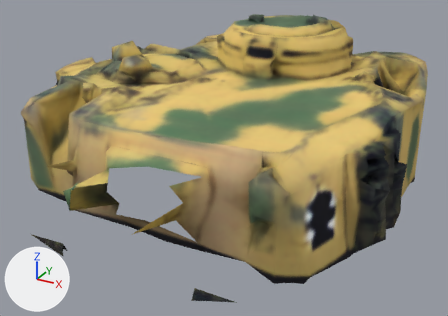
An edit to the OBJ model unity/Assets/_Game/Resources/Models/pz4_turret.obj, drawn before and after from the same camera.
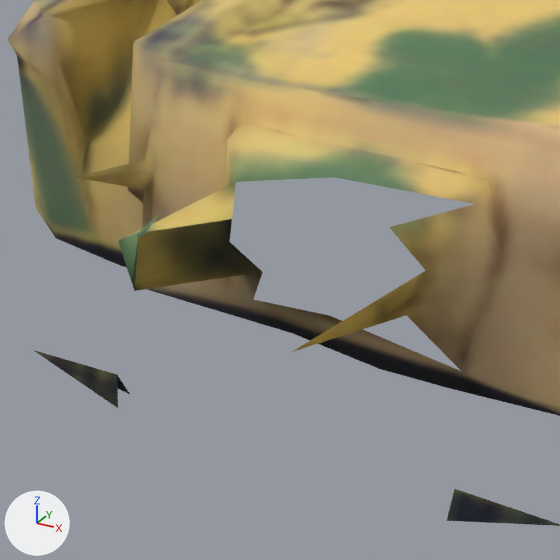
Each version appears first whole from a 50 mm lens placed at (1.983, -3.935, 1.896), pointed at (0.042, -0.407, 0.132), and next in a close-up on the part from 4% to 53% of the width and 31% to 100% of the height. Lighting does not change. The marker at lower left points along +X, +Y and +Z. The last two pictures show the newer version. Where no turn or scale is listed for an object, it has been applied to the vertices. Vertices at exactly the same position are counted once.

Before the edit, the objects in view are built like this:
```python
me_pz4_turret = bpy.data.meshes.new('pz4_turret')
me_pz4_turret.from_pydata(...)  # 867 vertices, 1705 faces; spans x -1.36..1.33, y -1.8..1.3, z -0.04..1.07
me_pz4_turret.polygons.foreach_set('use_smooth', [True] * 1705)
me_pz4_turret.materials.append(mat_pz4_turret)  # picture img_pz4_png
# before: 3 (0.43, -1.41, 0.09) at pixel (461, 371), 24 (-0.13, -1.42, 0.12) at pixel (253, 299), 38 (0.11, -1.45, 0.16) at pixel (329, 315)
# before: 7 (0.44, -1.33, 0.52) at pixel (486, 177), 8 (0.13, -1.43, 0.49) at pixel (334, 177), 9 (-0.2, -1.33, 0.51) at pixel (241, 122), 10 (-0.19, -1.39, 0.5) at pixel (227, 139), 11 (-0.12, -1.45, 0.43) at pixel (235, 181)
# before: 32 (-0.06, -1.29, 0.61) at pixel (296, 88)
ob_pz4_turret = bpy.data.objects.new('pz4_turret', me_pz4_turret)
ob_pz4_turret.location = (0.0, 0.0, 0.0)
```
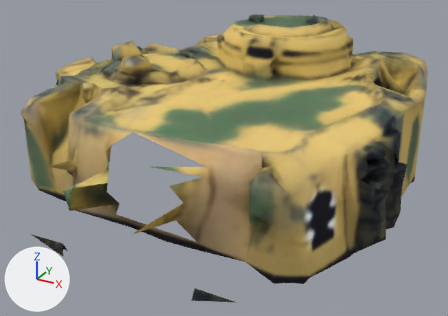
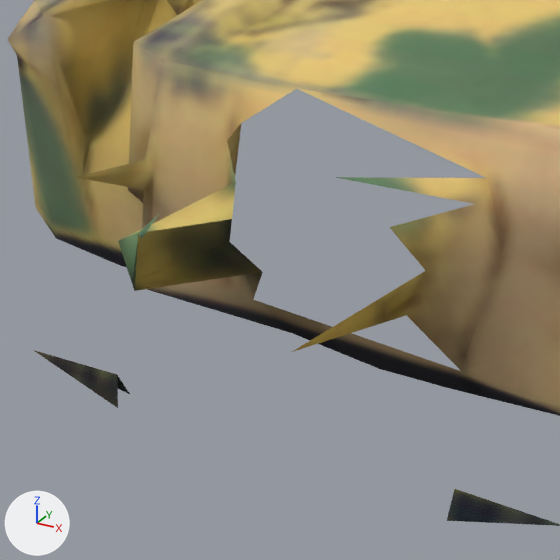
What the commit changed:
me_pz4_turret is used by ob_pz4_turret; location (0.0, 0.0, 0.0).
Verts and faces of me_pz4_turret; kept vertices keep their numbers, new ones are numbered from 867.
me_pz4_turret had 867 vertices, 1705 faces and spanned x -1.36..1.33, y -1.8..1.3, z -0.04..1.07.
me_pz4_turret now has 866 vertices, 1700 faces and spans x -1.36..1.33, y -1.8..1.3, z -0.04..1.07.
Part 1, on me_pz4_turret:
Vertices deleted: 38 (with the faces that use them).
Part 2, on me_pz4_turret:
Faces deleted: (8, 10, 11), (8, 9, 10), (7, 9, 8), (7, 32, 9).

Pixel boxes (x1, y1, x2, y2) of what changed, in the close-ups (560 x 560 px):
part 1 of me_pz4_turret, deleted
    before: (256, 300, 460, 371)
part 2 of me_pz4_turret, deleted (beige)
    before: (227, 89, 486, 182)
